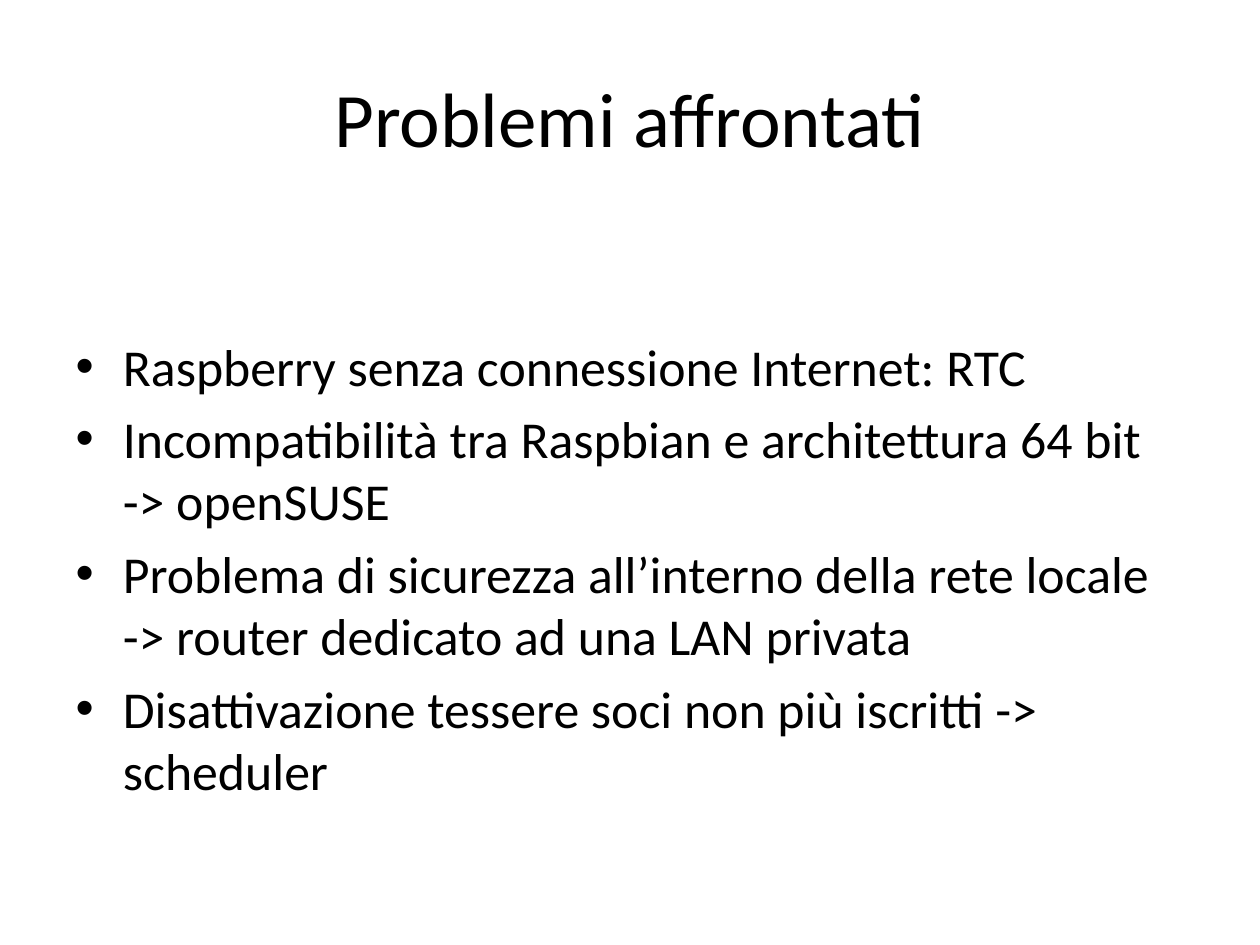
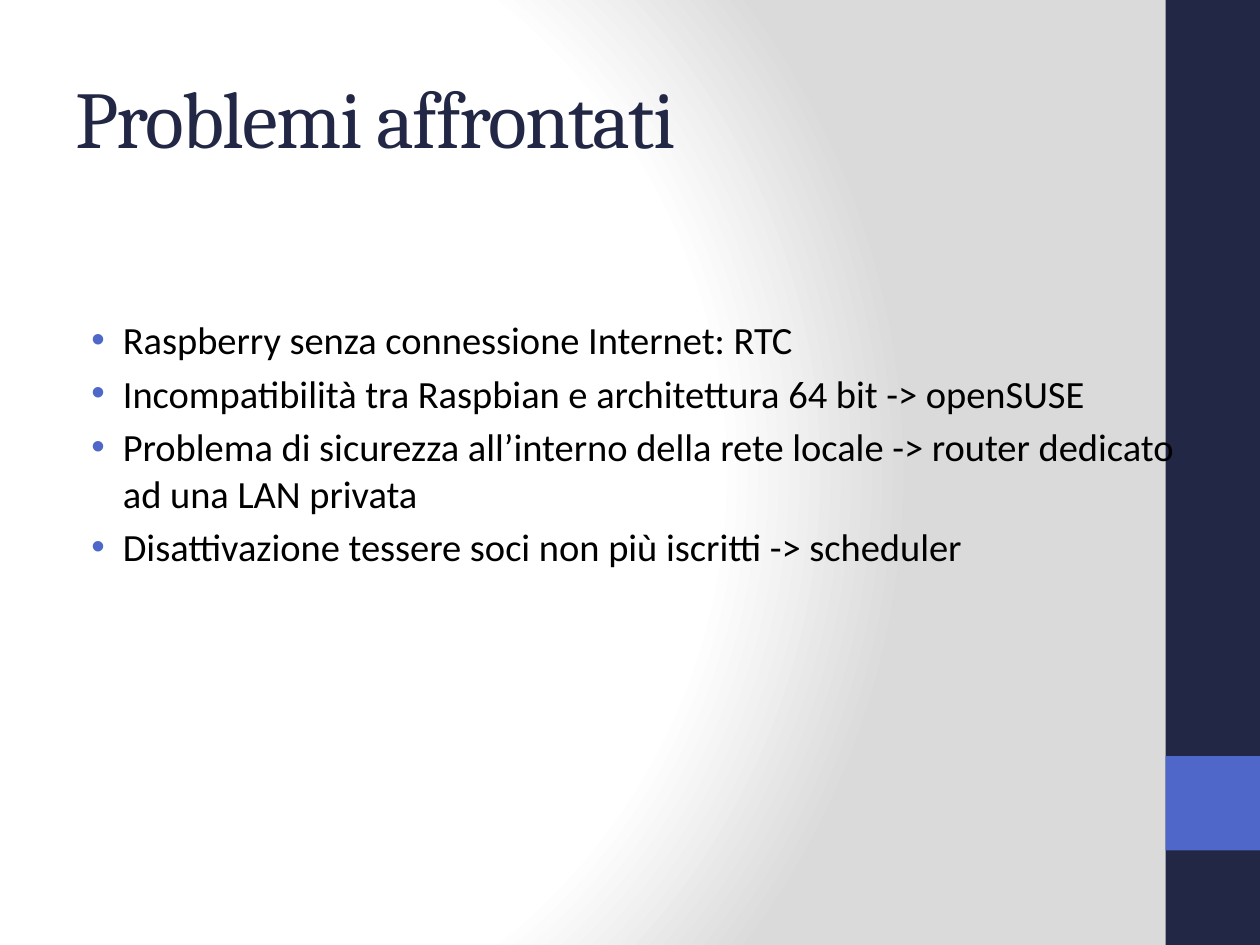
Before and after one commit to Jolsty/SimSim, a slide deck: slide 8 of Tesi_Sistema_Accessi_IoT_Andrei_Ciulpan_872394/presentazione/Sistema Accessi IoT.pptx. Drawn at 1260x945 pixels with LibreOffice and Linux fonts; fonts in the diff are those of the drawing. Boxes give left, top, right and bottom in pixels: in the first picture for what was removed or moved away, otherwise in the second. Text is boxed around its words. In the diff, an @@ line names an element or a change of style, - is before the commit and + after.

Commit message:
elaborato il testo di alcune slide della presentazione

```diff
--- a/Tesi_Sistema_Accessi_IoT_Andrei_Ciulpan_872394/presentazione/Sistema Accessi IoT.pptx
+++ b/Tesi_Sistema_Accessi_IoT_Andrei_Ciulpan_872394/presentazione/Sistema Accessi IoT.pptx
@@ background #FFFFFF to gradient #FFFFFF to #DADADA @@
@@ rectangle added at (1166,0,1260,945), fill #212745 @@
@@ title "Problemi affrontati" at (76,91,676,149): size 44 to 46 pt, font Calibri to Cambria, text colour #000000 to #212745, letter spacing 0 to -1 pt; alignment centre to left @@
@@ text "Raspberry senza connessione Internet: RTC" at (123,327,1174,568): size 29.6 to 22 pt; indent changed; less space between paragraphs @@
@@ rectangle added at (1166,756,1260,850), fill #4E67C8 @@
```
Also in this commit, not shown: 9 other slides changed, 1 slide added, 1 slide removed, 2 other files.
